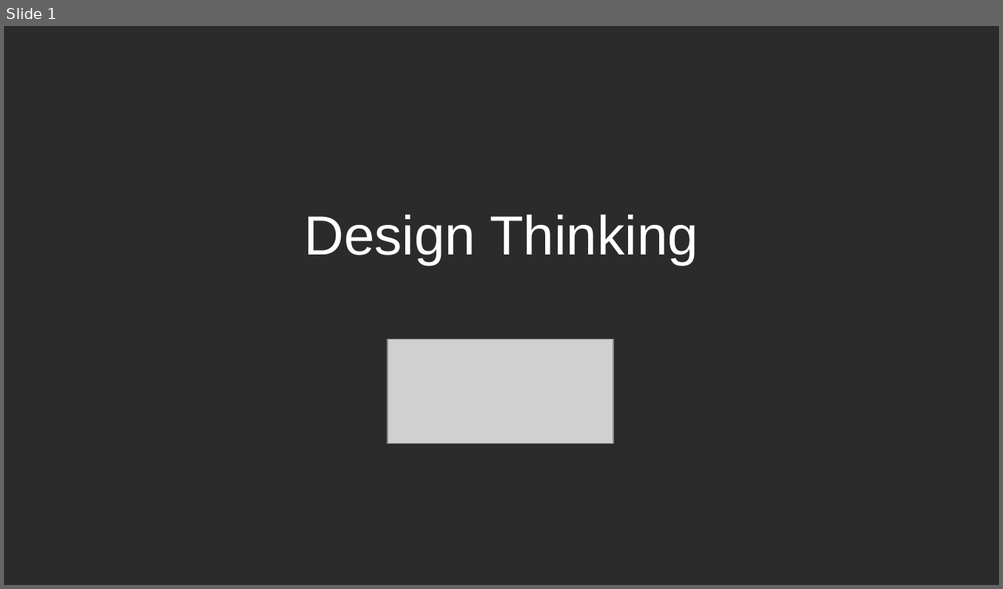
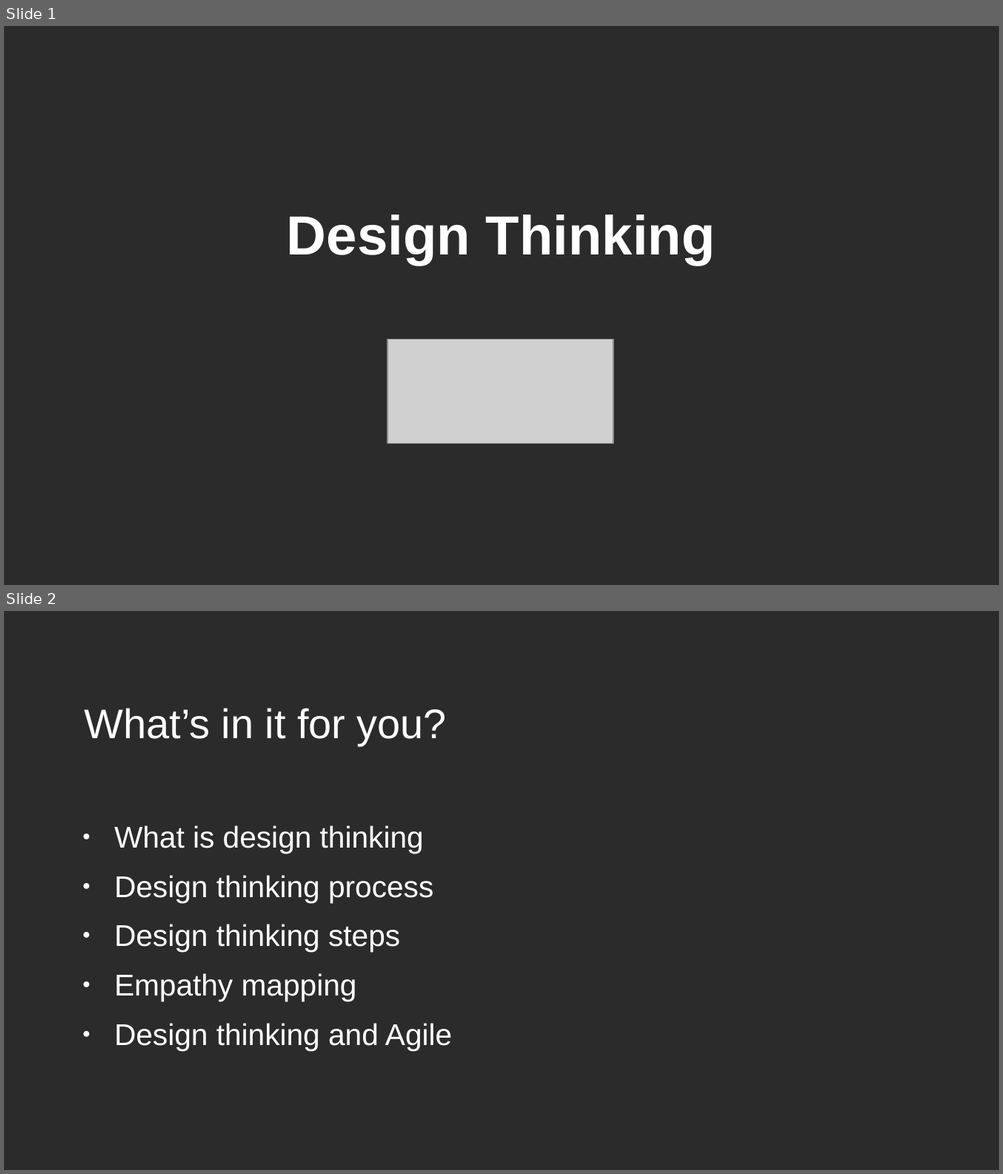
Before and after one commit to jejaksaid/course-flc, a slide deck: design thinking/slide.odp. Shown one above the other, each under a label of ours: slide 1 before the commit, slides 1 and 2 after it. The pictures are 1003x589 and 1003x1174 pixels, drawn with LibreOffice and Linux fonts; fonts in the diff are those of the drawing; grey boxes stand for pictures; background and template pictures are left out; a plain dark background stands for a picture behind light text. Boxes give left, top, right and bottom in pixels: in the first picture for what was removed or moved away, otherwise in the second. Text is boxed around its words. In the diff, an @@ line names an element or a change of style, - is before the commit and + after.

Commit message:
edited design thinking

```diff
--- a/design thinking/slide.odp
+++ b/design thinking/slide.odp
@@ slide 2 added at <box>4,611,999,1170</box>, background picture (left out) @@
@@ title added at <box>85,708,447,746</box>, 33 pt, text #FFFFFF @@
+What’s in it for you?
@@ text added at <box>114,826,452,1051</box>, 24 pt, text #FFFFFF @@
+● What is design thinking
+● Design thinking process
+● Design thinking steps
+● Empathy mapping
+● Design thinking and Agile
@@ slide 1 changed as well @@
@@ title "Design Thinking" at <box>287,215,715,265</box>: bold on @@
```
Also in this commit, not shown: 7 other slides added, 5 slides removed, 2 other files.
